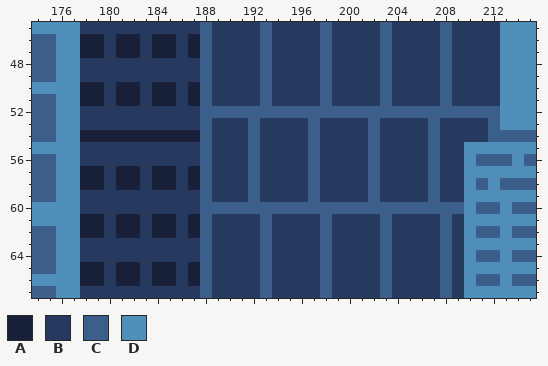
Edited in one commit: pixel-art file (images/unsorted/cityscape.aseprite). The picture above is the old version.
320x180 pixels, 1 frame. Colours within 5 levels of each other are drawn and written as one. Shown: x 174..215, y 45..67. The commit also changed other parts of the picture, which this record leaves out.
Visible layers, top first: "Layer 13" opacity 33% multiply, "Flattened", "Layer 6", "Layer 5", "Layer 4", "Layer 9", "Layer 3", "Layer 2", "Layer 8", "Layer 7", "Layer 12", "Layer 11", "Layer 10", "Layer 1".
Palette (. is transparent): A #172038  B #253a5e  C #3c5e8b  D #4f8fba
Pixels before, first column x 174:
45 DDDDBBBBBBBBBBCBBBBCBBBBCBBBBCBBBBCBBBBDDD
46 CCDDAABAABAABACBBBBCBBBBCBBBBCBBBBCBBBBDDD
47 CCDDAABAABAABACBBBBCBBBBCBBBBCBBBBCBBBBDDD
48 CCDDBBBBBBBBBBCBBBBCBBBBCBBBBCBBBBCBBBBDDD
49 CCDDBBBBBBBBBBCBBBBCBBBBCBBBBCBBBBCBBBBDDD
50 DDDDAABAABAABACBBBBCBBBBCBBBBCBBBBCBBBBDDD
51 CCDDAABAABAABACBBBBCBBBBCBBBBCBBBBCBBBBDDD
52 CCDDBBBBBBBBBBCCCCCCCCCCCCCCCCCCCCCCCCCDDD
53 CCDDBBBBBBBBBBCBBBCBBBBCBBBBCBBBBCBBBBCDDD
54 CCDDAAAAAAAAAACBBBCBBBBCBBBBCBBBBCBBBBCCCC
55 DDDDBBBBBBBBBBCBBBCBBBBCBBBBCBBBBCBBDDDDDD
56 CCDDBBBBBBBBBBCBBBCBBBBCBBBBCBBBBCBBDCCCDC
57 CCDDAABAABAABACBBBCBBBBCBBBBCBBBBCBBDDDDDD
58 CCDDAABAABAABACBBBCBBBBCBBBBCBBBBCBBDCDCCC
59 CCDDBBBBBBBBBBCBBBCBBBBCBBBBCBBBBCBBDDDDDD
60 DDDDBBBBBBBBBBCCCCCCCCCCCCCCCCCCCCCCDCCDCC
61 DDDDAABAABAABACBBBBCBBBBCBBBBCBBBBCBDDDDDD
62 CCDDAABAABAABACBBBBCBBBBCBBBBCBBBBCBDCCDCC
63 CCDDBBBBBBBBBBCBBBBCBBBBCBBBBCBBBBCBDDDDDD
64 CCDDBBBBBBBBBBCBBBBCBBBBCBBBBCBBBBCBDCCDCC
65 CCDDAABAABAABACBBBBCBBBBCBBBBCBBBBCBDDDDDD
66 DDDDAABAABAABACBBBBCBBBBCBBBBCBBBBCBDCCDCC
67 CCDDBBBBBBBBBBCBBBBCBBBBCBBBBCBBBBCBDDDDDD
Once edited:
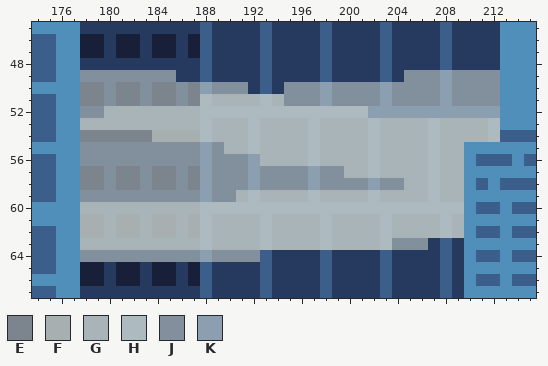
Colours new in this view: E #7c848d  F #a7afb1  G #a9b4b8  H #adbac0  J #828f9d  K #8c9fb0
The edit:
layer "Black Background" added
layer "Background 2" added
layer "Buildings 2" added
layer "Buildings 4" added
layer "Mist Layer 2" added
layer "Layer 1" removed
layer "Layer 10" removed
layer "Layer 3" removed
layer "Layer 4" removed
Changed rows in their new state; - is an unchanged pixel.
Layer "Mist Layer 2":
first column x 178:
49 JJJJJJJJ-------------------JJJKJJJJ
50 EEJEEJEEJEKJJJ---JJJKJJJJKJJJJKJJJJ
51 EEJEEJEEJEHGGGGHGJJJKJJJJKJJJJKJJJJ
52 JJGGGGGGGGHHHHHHHHHHHHHHKKKKKKKKKKK
53 GGGGGGGGGGHGGGHGGGGHGGGGHGGGGHGGGGH
54 EEEEEEFFFFHGGGHGGGGHGGGGHGGGGHGGGGH
55 JJJJJJJJJJKJGGHGGGGHGGGGHGGGGHGG---
56 JJJJJJJJJJKJJJKGGGGHGGGGHGGGGHGG---
57 EEJEEJEEJEKJJJKJJJJKJJGGHGGGGHGG---
58 EEJEEJEEJEKJJJKJJJJKJJJJKJJGGHGG---
59 JJJJJJJJJJKJJGHGGGGHGGGGHGGGGHGG---
60 GGGGGGGGGGHHHHHHHHHHHHHHHHHHHHHH---
61 FFGFFGFFGFHGGGGHGGGGHGGGGHGGGGHG---
62 FFGFFGFFGFHGGGGHGGGGHGGGGHGGGGHG---
63 GGGGGGGGGGHGGGGHGGGGHGGGGHJJJ------
64 JJJJJJJJJJKJJJJ--------------------
Boxes around the changes in both pictures, in picture pixels (x1, y1, x2, y2):
changed: (80, 70, 500, 262)
